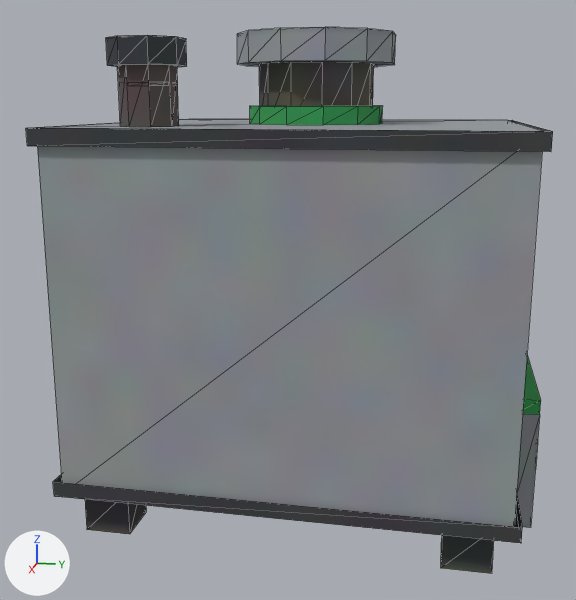
Renders of the OBJ model src/main/resources/assets/eln/model/steamoven/steamoven.obj from each side of a commit.
Both versions are drawn from a 50 mm lens placed at (1.788, 0.294, 0.354), pointed at (0.033, -0.057, -0.084). Lighting does not change. The marker at lower left points along +X, +Y and +Z. The picture after the commit comes second. Mesh edges are drawn as thin lines. Where no turn or scale is listed for an object, it has been applied to the vertices.

The first picture shows 'main'.
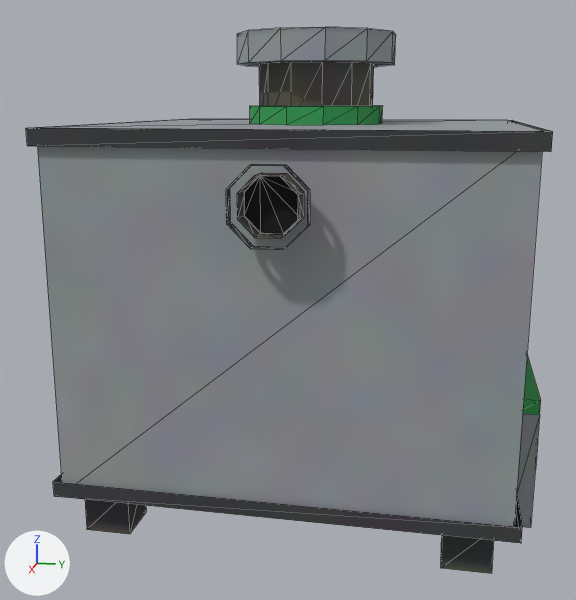
Changed parts and their boxes [x1, y1, x2, y2] in the pictures (576 x 600 px):
part 1 of me_main, added
    after: [237, 173, 304, 239]
part 2 of me_main, added
    after: [226, 164, 310, 250]
part 3 of me_main, added
    after: [244, 176, 298, 234]
part 4 of me_main, deleted
    before: [106, 35, 187, 67]
part 5 of me_main, deleted
    before: [117, 64, 179, 127]

Edits to the bpy script that builds the scene:
```text
Change me_main:
    used by ob_main; location = (0.0, 0.0, 0.0)
    remove me_main.from_pydata(...)  # 300 vertices, 448 faces; spans x -0.5..0.45, y -0.5..0.5, z -0.5..0.5
    add me_main.from_pydata(...)  # 284 vertices, 400 faces; spans x -0.5..0.5, y -0.5..0.5, z -0.5..0.5
    me_main part 1: a new loose piece of 16 vertices spanning x 0.438..0.494, y -0.052..0.052, z 0.136..0.239, in mat_atlas (picture img_tex_png)
    me_main part 2: a new loose piece of 16 vertices spanning x 0.475..0.5, y -0.069..0.069, z 0.118..0.257, in mat_atlas (picture img_tex_png)
    me_main part 3: a new loose piece of 16 vertices spanning x 0.456..0.459, y -0.049..0.049, z 0.138..0.237, in mat_atlas (picture img_tex_png)
    me_main part 4: the loose piece of 32 vertices spanning x 0.212..0.351, y -0.351..-0.212, z 0.425..0.475 is deleted
    me_main part 5: the loose piece of 16 vertices spanning x 0.229..0.333, y -0.333..-0.229, z 0.313..0.425 is deleted
    other edits to the shape of me_main do not show in these pictures
```
